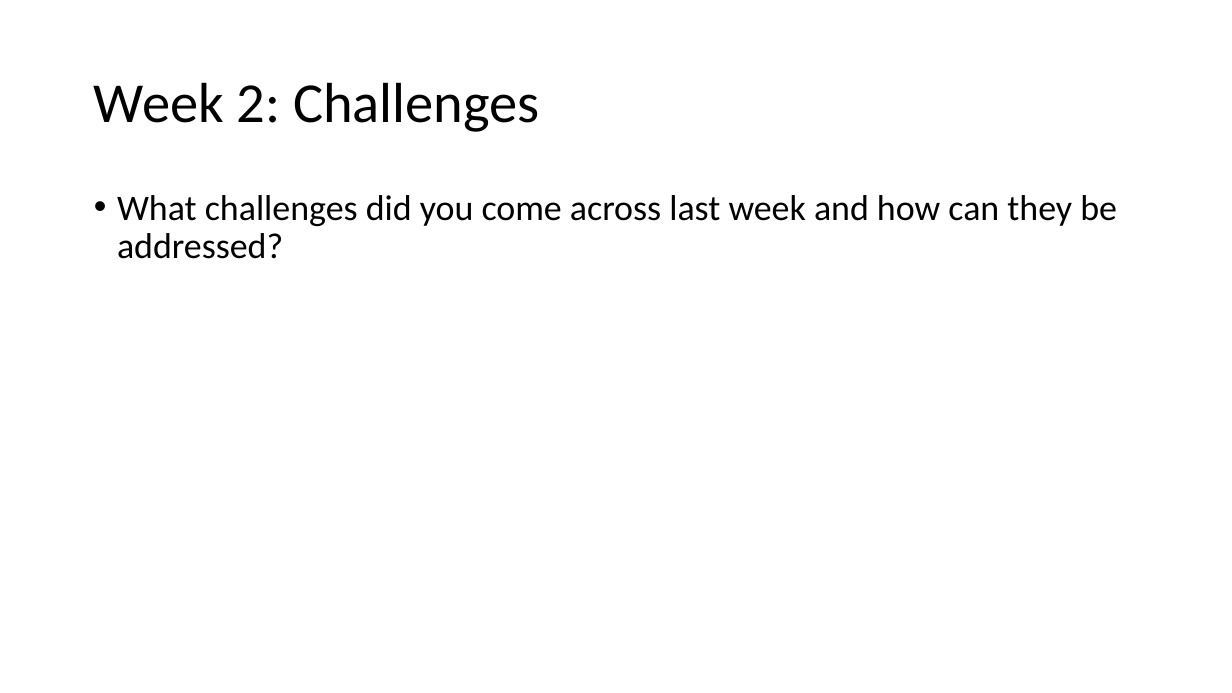
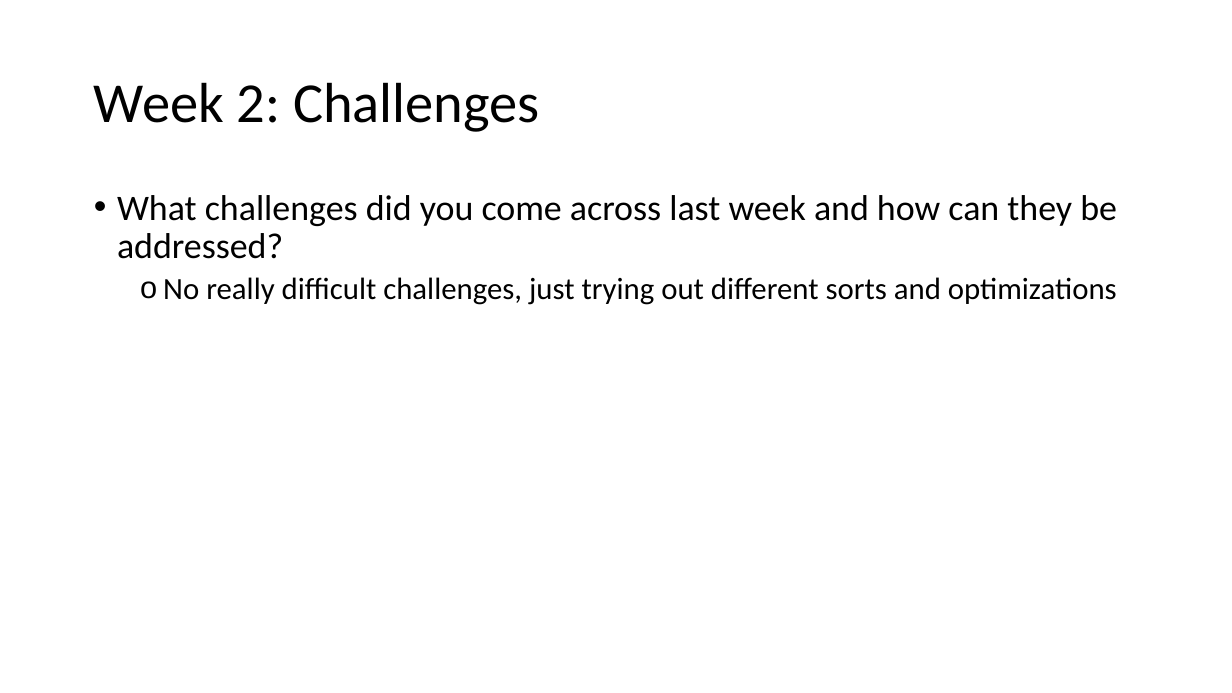
Before and after one commit to SpencerTSmith/Sorting-Optimisation-Lab, a slide deck: slide 6 of artifacts/lab_checkpoint_slides.pptx. Drawn at 1232x693 pixels with LibreOffice and Linux fonts; fonts in the diff are those of the drawing. Boxes give left, top, right and bottom in pixels: in the first picture for what was removed or moved away, otherwise in the second. Text is boxed around its words. In the diff, an @@ line names an element or a change of style, - is before the commit and + after.

```diff
--- a/artifacts/lab_checkpoint_slides.pptx
+++ b/artifacts/lab_checkpoint_slides.pptx
@@ text at [163,277,1117,305]: paragraph added @@
+  o No really difficult challenges, just trying out different sorts and optimizations
```
Also in this commit, not shown: 7 other slides changed.
